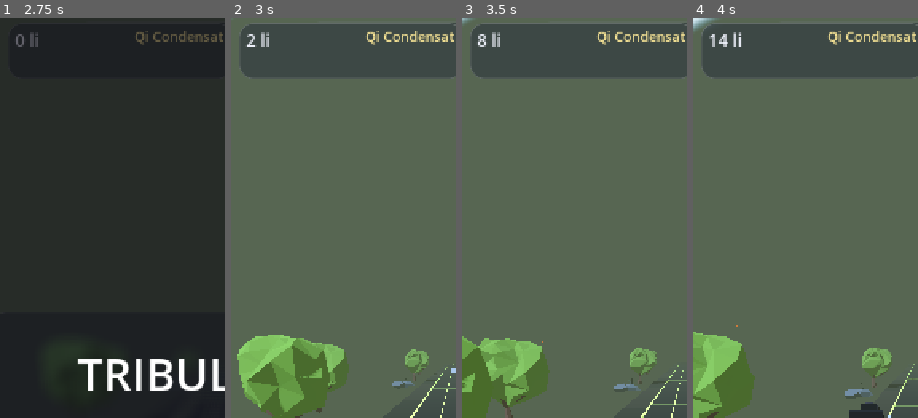
Above: before the commit, frames 1-4 (left to right).
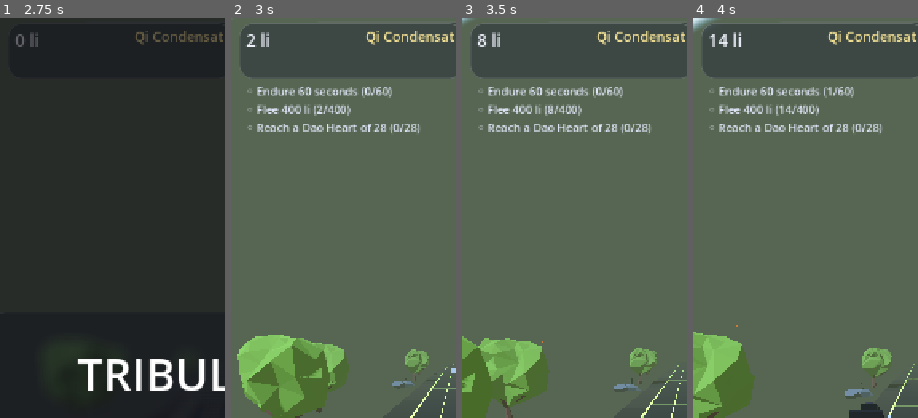
Above: after the commit, the same moments.

Repository: DanielEleojo/tribulation
Game: Godot game, scene res://scenes/splash.tscn
The game is run twice, just before and just after one commit, with the same random seed, the same clock (stepped at 60 frames per second) and the same inputs.
Inputs (mouse positions are % of the whole screen's width and height, from its top left):
- Up to frame 1 (2.75 s): tap Enter (restart) at 0.5, 1.25, 2 s; move the mouse to (72, 45) at 0.52 s; hold Right (move_right) 0.53-1.28 s; tap F (slash) at 0.6, 2.1 s; click (72, 45) at 0.67 s; tap Space (jump) at 0.77, 1.07, 1.52, 1.82 s; move the mouse to (30, 55) at 1.27 s; hold Left (move_left) 1.28-2.03 s; tap Down (slide) at 1.35 s; move the mouse to (60, 28) at 2.02 s; hold Right (move_right) from 2.03 s (still down)
- Up to frame 2 (3 s): keep holding Right (move_right); tap Enter (restart) at 2.75 s; move the mouse to (45, 70) at 2.77 s; tap Down (slide) at 2.85 s; click (45, 70) at 2.92 s
- Up to frame 3 (3.5 s): keep holding Right (move_right); tap Space (jump) at 3.02, 3.32 s
- Up to frame 4 (4 s): move the mouse to (80, 65) at 3.52 s; release Right (move_right) at 3.53 s; hold Left (move_left) from 3.53 s (still down); tap F (slash) at 3.6 s; tap Space (jump) at 3.77 s
The pictures show only the part of the screen within x 0-50%, y 0-50%; the shares and areas given below are measured in that part.

Frame 1 is identical in both runs. In frame 2, 2.4% of the frame differs, in the area x 7-85%, y 17-29%; in frame 3, 2.4%; in frame 4, 2.4%.

Commit message:
Rework R5b: cultivation trials (3 per-run missions reward stones toward cultivation)

Diff:
--- a/scripts/game.gd
+++ b/scripts/game.gd
@@ -27,6 +27,59 @@
 var _best: int = 0                    # best distance ("li") ever, persisted
 var _last_layer: int = 1
 var _autosave_t: float = 20.0
+
+## Cultivation trials — a run's vows. Roll 3 each run; fulfilling one rewards stones.
+const TRIALS := [
+	{"id": "slay",    "fmt": "Slay %d foes",            "goals": [8, 16, 28],     "rewards": [40, 90, 170]},
+	{"id": "li",      "fmt": "Flee %d li",              "goals": [400, 900, 1600], "rewards": [40, 90, 170]},
+	{"id": "qi",      "fmt": "Gather %d Spirit Qi",     "goals": [15, 30, 55],    "rewards": [40, 90, 170]},
+	{"id": "combo",   "fmt": "Reach a Dao Heart of %d", "goals": [8, 16, 28],     "rewards": [40, 90, 170]},
+	{"id": "survive", "fmt": "Endure %d seconds",       "goals": [30, 60, 100],   "rewards": [40, 90, 170]},
+]
+var _trials: Array = []
+
+func _roll_trials() -> void:
+	_trials.clear()
+	var idx := range(TRIALS.size())
+	idx.shuffle()
+	for i in range(min(3, idx.size())):
+		var tpl: Dictionary = TRIALS[idx[i]]
+		var d: int = randi() % 3
+		_trials.append({"id": tpl["id"], "fmt": tpl["fmt"], "goal": int(tpl["goals"][d]), "reward": int(tpl["rewards"][d]), "progress": 0.0, "done": false})
+
+func _trial_add(id: String, amt: float) -> void:
+	for t in _trials:
+		if t["id"] == id and not t["done"]:
+			t["progress"] += amt
+			_check_trial(t)
+
+func _trial_max(id: String, val: float) -> void:
+	for t in _trials:
+		if t["id"] == id and not t["done"] and val > float(t["progress"]):
+			t["progress"] = val
+			_check_trial(t)
+
+func _check_trial(t: Dictionary) -> void:
+	if t["progress"] >= float(t["goal"]):
+		t["done"] = true
+		var r: int = int(t["reward"])
+		souls += r
+		total += r
+		souls_changed.emit(souls)
+		_update_cultivation()
+		_sfx("breakthrough")
+		if _hud != null:
+			_hud.show_banner("Trial fulfilled  ·  +%d Spirit Stones" % r)
+
+func _refresh_trials() -> void:
+	if _hud == null:
+		return
+	var lines: Array = []
+	for t in _trials:
+		var mark := "✓ " if t["done"] else "◦ "
+		var prog: int = mini(int(t["progress"]), int(t["goal"]))
+		lines.append("%s%s (%d/%d)" % [mark, (String(t["fmt"]) % int(t["goal"])), prog, int(t["goal"])])
+	_hud.set_trials("\n".join(lines))
 
 ## Pills & talismans — fleeting cultivation arts picked up on the road.
 const POWERUPS := {
@@ -334,6 +387,11 @@
 	if _hud != null and _player != null:
 		_hud.set_shields(_player.get_shields())
 	_tick_powerups(delta)
+	# Cultivation trials: passive trackers + HUD refresh.
+	if _player != null:
+		_trial_max("li", float(_player.get_distance()))
+	_trial_add("survive", delta)
+	_refresh_trials()
 	_autosave_t -= delta
 	if _autosave_t <= 0.0:
 		_autosave_t = 20.0
@@ -403,6 +461,8 @@
 	total += g                     # bank toward lifetime cultivation
 	souls_changed.emit(souls)
 	combo_changed.emit(combo, m)
+	_trial_add("qi", 1.0)
+	_trial_max("combo", float(combo))
 	qi = minf(qi_max, qi + 4.0)
 	qi_changed.emit(qi, qi_max)
 	_update_cultivation()
@@ -442,6 +502,8 @@
 	total += g                     # bank toward lifetime cultivation
 	souls_changed.emit(souls)
 	combo_changed.emit(combo, m)
+	_trial_add("slay", float(count))
+	_trial_max("combo", float(combo))
 	_update_cultivation()
 	_sfx("kill")
 	_shake(0.12)
@@ -639,6 +701,7 @@
 		return
 	started = true
 	_sfx("start")
+	_roll_trials()
 	if _player != null:
 		_player.begin_run()
 	if _hud != null:
--- a/scripts/hud.gd
+++ b/scripts/hud.gd
@@ -18,6 +18,7 @@
 var _combo_label: Label
 var _title_best: Label
 var _pu_label: Label
+var _trials_label: Label
 var _glass_shader: Shader
 var _glass_panels: Array = []
 
@@ -108,6 +109,17 @@
 	_pu_label.text = text
 	_pu_label.visible = text != ""
 
+## Cultivation trials list (top-left, under the Qi cluster).
+func set_trials(text: String) -> void:
+	if _trials_label == null:
+		_trials_label = Label.new()
+		_trials_label.offset_left = 24; _trials_label.offset_top = 104
+		_trials_label.offset_right = 400; _trials_label.offset_bottom = 220
+		_trials_label.add_theme_font_size_override("font_size", 18)
+		_trials_label.add_theme_color_override("font_color", Color(0.9, 0.92, 1.0))
+		add_child(_trials_label)
+	_trials_label.text = text
+
 ## Combo streak readout (hidden until 2+).
 func on_combo_changed(c: int, mult: float) -> void:
 	if _combo_label == null:
Not shown, changed: devlog.txt
